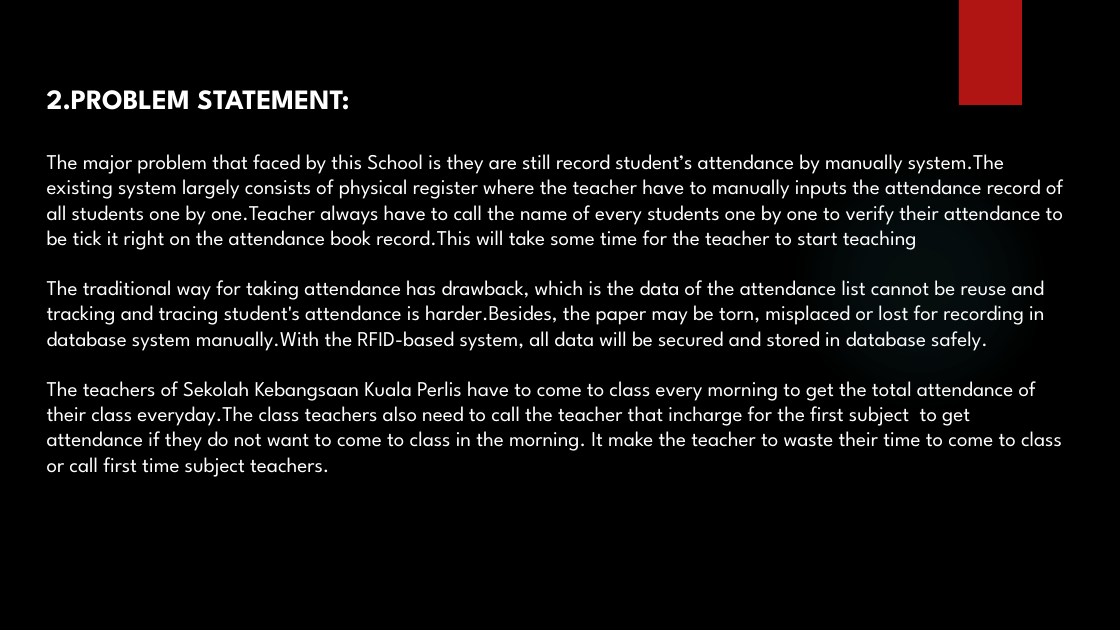
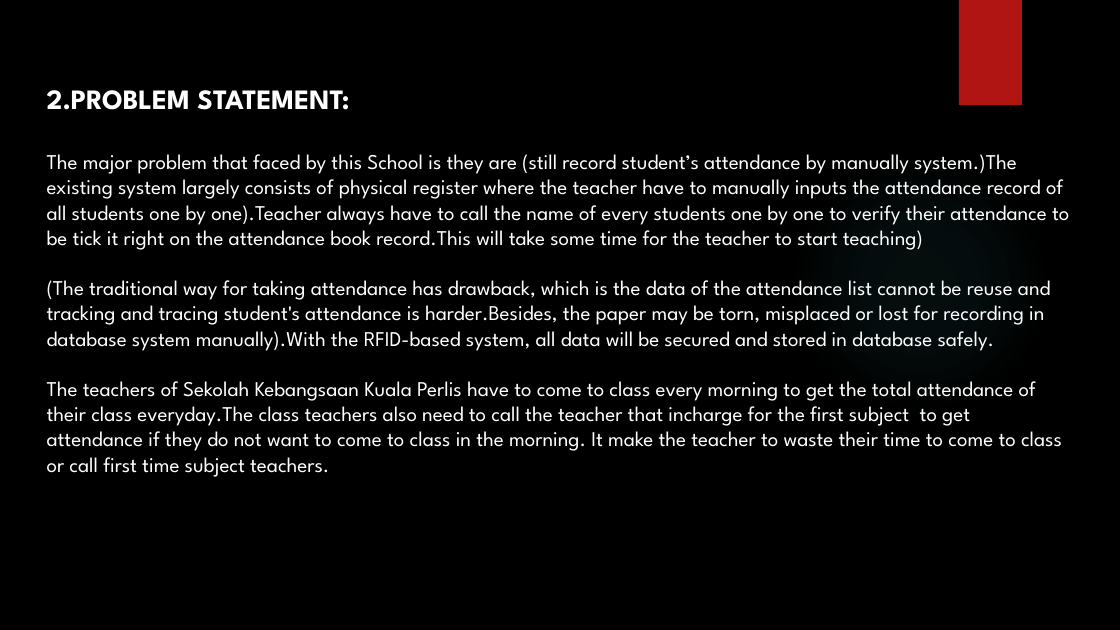
Before and after one commit to FarissAdnann/FYPGROUP2, a slide deck: slide 4 of Faris/Laporan/Presentation1.pptx. Drawn at 1120x630 pixels with LibreOffice and Linux fonts; fonts in the diff are those of the drawing; background and template pictures are left out. Boxes give left, top, right and bottom in pixels: in the first picture for what was removed or moved away, otherwise in the second. Text is boxed around its words. In the diff, an @@ line names an element or a change of style, - is before the commit and + after.

```diff
--- a/Faris/Laporan/Presentation1.pptx
+++ b/Faris/Laporan/Presentation1.pptx
@@ text at [47,154,1069,351]: text changed @@
-The major problem that faced by this School is they are still record student’s attendance by manually system.The existing system largely consists of physical register where the teacher have to manually inputs the attendance record of all students one by one.Teacher always have to call the name of every students one by one to verify their attendance to be tick it right on the attendance book record.This will take some time for the teacher to start teaching
-The traditional way for taking attendance has drawback, which is the data of the attendance list cannot be reuse and tracking and tracing student's attendance is harder.Besides, the paper may be torn, misplaced or lost for recording in database system manually.With the RFID-based system, all data will be secured and stored in database safely.
+The major problem that faced by this School is they are (still record student’s attendance by manually system.)The existing system largely consists of physical register where the teacher have to manually inputs the attendance record of all students one by one).Teacher always have to call the name of every students one by one to verify their attendance to be tick it right on the attendance book record.This will take some time for the teacher to start teaching)
+(The traditional way for taking attendance has drawback, which is the data of the attendance list cannot be reuse and tracking and tracing student's attendance is harder.Besides, the paper may be torn, misplaced or lost for recording in database system manually).With the RFID-based system, all data will be secured and stored in database safely.
```
Also in this commit, not shown: 3 other slides changed, 45 other files.
